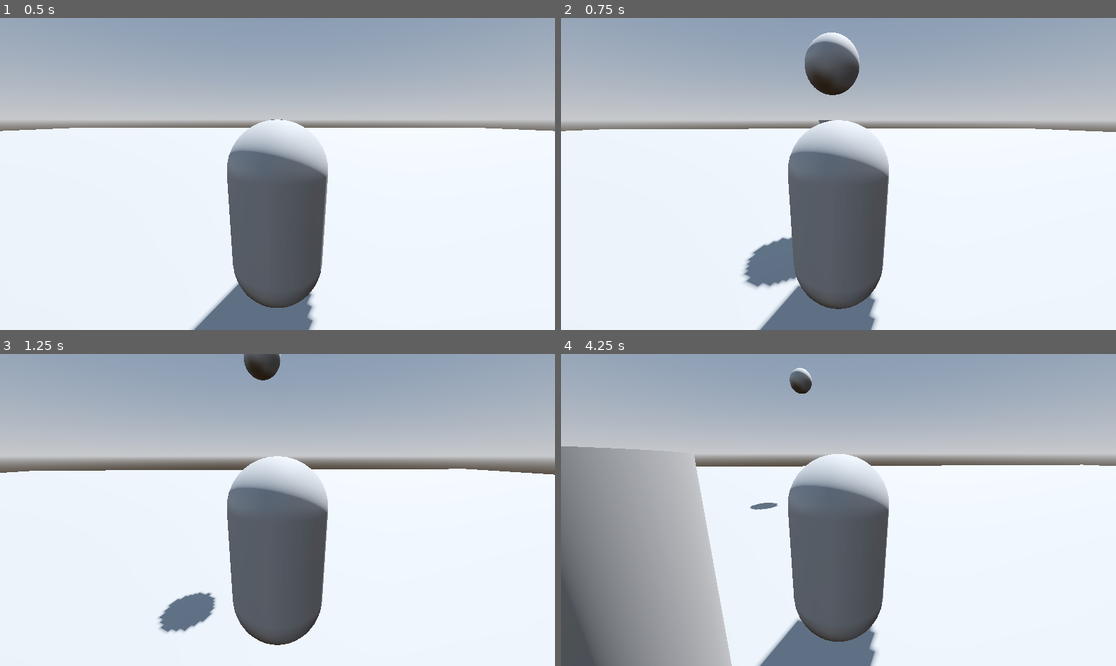
Above: before the commit, frames 1-4 (two rows, left to right).
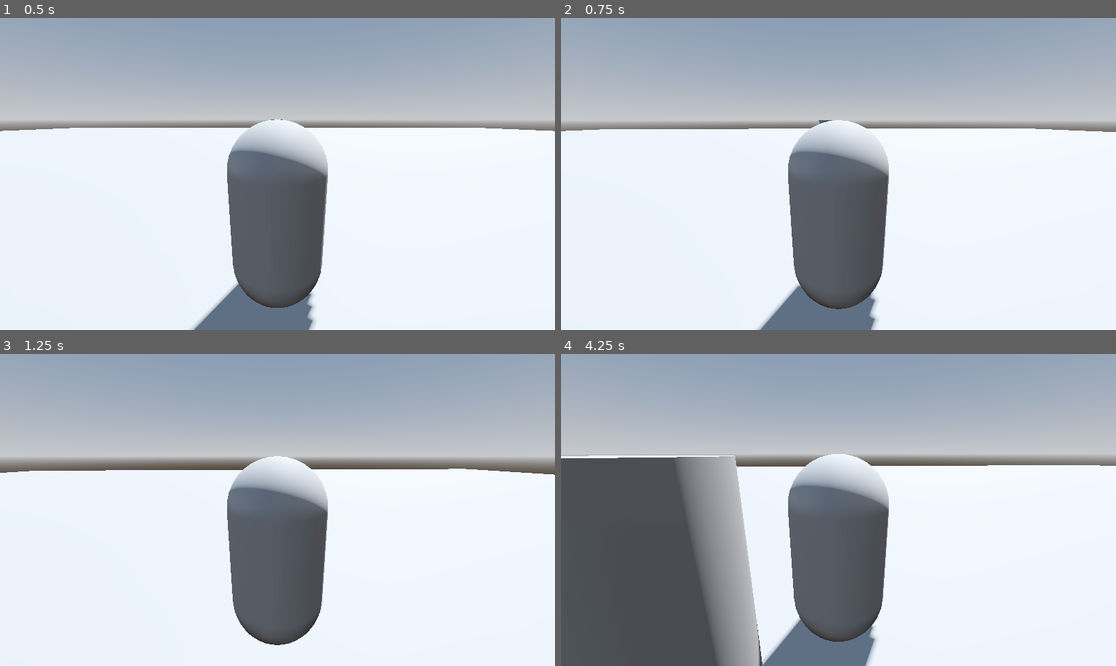
Above: after the commit, the same moments.

Repository: AlexanderMendivil/simple-rpg
Game: Godot game, scene res://scenes/test_scene.tscn
The game is run twice, just before and just after one commit, with the same random seed, the same clock (stepped at 60 frames per second) and the same inputs.
Inputs (mouse positions are in pixels of both pictures, inside the frame that each line leads up to):
- Up to frame 1 (0.5 s): no input
- Up to frame 2 (0.75 s): move the mouse to (866, 174) at 0.52 s; press the mouse at (866, 174) at 0.53 s; hold W (move_forward) from 0.53 s (still down)
- Up to frame 3 (1.25 s): keep holding W (move_forward); tap Space (jump) at 0.77 s
- Up to frame 4 (4.25 s): keep holding W (move_forward); move the mouse to (810, 510) at 1.27 s; release the mouse at (810, 510) at 1.28 s; click (810, 510) at 1.35 s; tap Space (jump) at 1.52, 3.02, 3.77 s; move the mouse to (849, 503) at 2.02 s; press the mouse at (849, 503) at 2.03 s; move the mouse to (832, 516) at 2.77 s; release the mouse at (832, 516) at 2.78 s; click (832, 516) at 2.85 s; move the mouse to (877, 513) at 3.52 s; press the mouse at (877, 513) at 3.53 s

Frame 1 is identical in both runs. In frame 2, 2.7% of the frame differs, in the area x 32-54%, y 4-87%; in frame 3, 1.4%; in frame 4, 22%, in the area x 0-98%, y 4-100%.

Commit message:
Added fire shader

Diff:
--- a/spells/fire_ball.gd
+++ b/spells/fire_ball.gd
@@ -14,7 +14,7 @@
 
 
 func cast(direction: Vector3) -> void:
-	apply_impulse(Vector3(0, 10, -force), direction)
+	apply_impulse(Vector3.FORWARD*force, direction)
 
 func _on_timer_timeout():
 	queue_free()
--- /dev/null
+++ b/spells/fire_ball.gdshader
@@ -0,0 +1,55 @@
+shader_type spatial;
+
+render_mode depth_draw_opaque, unshaded, shadows_disabled;
+
+uniform sampler2D noise_tex : hint_default_white;
+uniform vec4 root_color : source_color = vec4( 1.0, 0.75, 0.3, 1.0 );
+uniform vec4 tip_color : source_color = vec4( 1.0, 0.03, 0.001, 1.0 );
+
+uniform float fire_alpha : hint_range( 0.0, 1.0 ) = 1.0;
+uniform vec2 fire_speed = vec2( 0.0, 1.0 );
+uniform float fire_aperture : hint_range( 0.0, 3.0 ) = 0.22;
+
+float random( vec2 pos )
+{
+	return fract(sin(dot(pos, vec2(12.9898,78.233))) * 43758.5453);
+}
+
+float value_noise( vec2 pos )
+{
+	vec2 p = floor( pos );
+	vec2 f = fract( pos );
+
+	float v00 = random( p + vec2( 0.0, 0.0 ) );
+	float v10 = random( p + vec2( 1.0, 0.0 ) );
+	float v01 = random( p + vec2( 0.0, 1.0 ) );
+	float v11 = random( p + vec2( 1.0, 1.0 ) );
+
+	vec2 u = f * f * ( 3.0 - 2.0 * f );
+
+	return mix( mix( v00, v10, u.x ), mix( v01, v11, u.x ), u.y );
+}
+
+float procedural_noise_tex( vec2 shifted_uv )
+{
+	return (
+		value_noise( shifted_uv * 0.984864 ) * 20.0
+	+	value_noise( shifted_uv * 2.543 ) * 10.0
+	+	value_noise( shifted_uv * 9.543543 ) * 8.0
+	+	value_noise( shifted_uv * 21.65436 ) * 5.0
+	+	value_noise( shifted_uv * 42.0 ) * 2.0
+	+	value_noise( shifted_uv * 87.135148 ) * 2.0
+	+	value_noise( shifted_uv * 340.66534654 )
+	) / 48.0;
+}
+
+void fragment( )
+{
+	vec2 shifted_uv = UV + TIME * fire_speed;
+	float fire_noise = texture( noise_tex, shifted_uv ).r;
+	float noise = UV.y * ( ( ( UV.y + fire_aperture ) * fire_noise - fire_aperture ) * 75.0 );
+	vec4 fire_color = mix( tip_color, root_color, noise * 0.05 );
+
+	ALPHA = clamp( noise, 0.0, 1.0 ) * fire_alpha;
+	ALBEDO = fire_color.rgb;
+}
--- a/spells/fire_ball.tscn
+++ b/spells/fire_ball.tscn
@@ -1,10 +1,27 @@
-[gd_scene load_steps=4 format=3 uid="uid://bocji0tvc4c6k"]
+[gd_scene load_steps=8 format=3 uid="uid://bocji0tvc4c6k"]
 
 [ext_resource type="Script" path="res://spells/fire_ball.gd" id="1_0ojcf"]
+[ext_resource type="Shader" path="res://spells/fire_ball.gdshader" id="2_p4t1i"]
 
 [sub_resource type="SphereShape3D" id="SphereShape3D_kqede"]
 
+[sub_resource type="FastNoiseLite" id="FastNoiseLite_3dwjr"]
+
+[sub_resource type="NoiseTexture2D" id="NoiseTexture2D_8rha6"]
+noise = SubResource("FastNoiseLite_3dwjr")
+
+[sub_resource type="ShaderMaterial" id="ShaderMaterial_badhr"]
+render_priority = 0
+shader = ExtResource("2_p4t1i")
+shader_parameter/root_color = Color(1, 0.75, 0.3, 1)
+shader_parameter/tip_color = Color(1, 0.03, 0.001, 1)
+shader_parameter/fire_alpha = 1.0
+shader_parameter/fire_speed = Vector2(1, 1)
+shader_parameter/fire_aperture = 0.05
+shader_parameter/noise_tex = SubResource("NoiseTexture2D_8rha6")
+
 [sub_resource type="SphereMesh" id="SphereMesh_wgys7"]
+material = SubResource("ShaderMaterial_badhr")
 
 [node name="RigidBody3D" type="RigidBody3D"]
 collision_layer = 3
